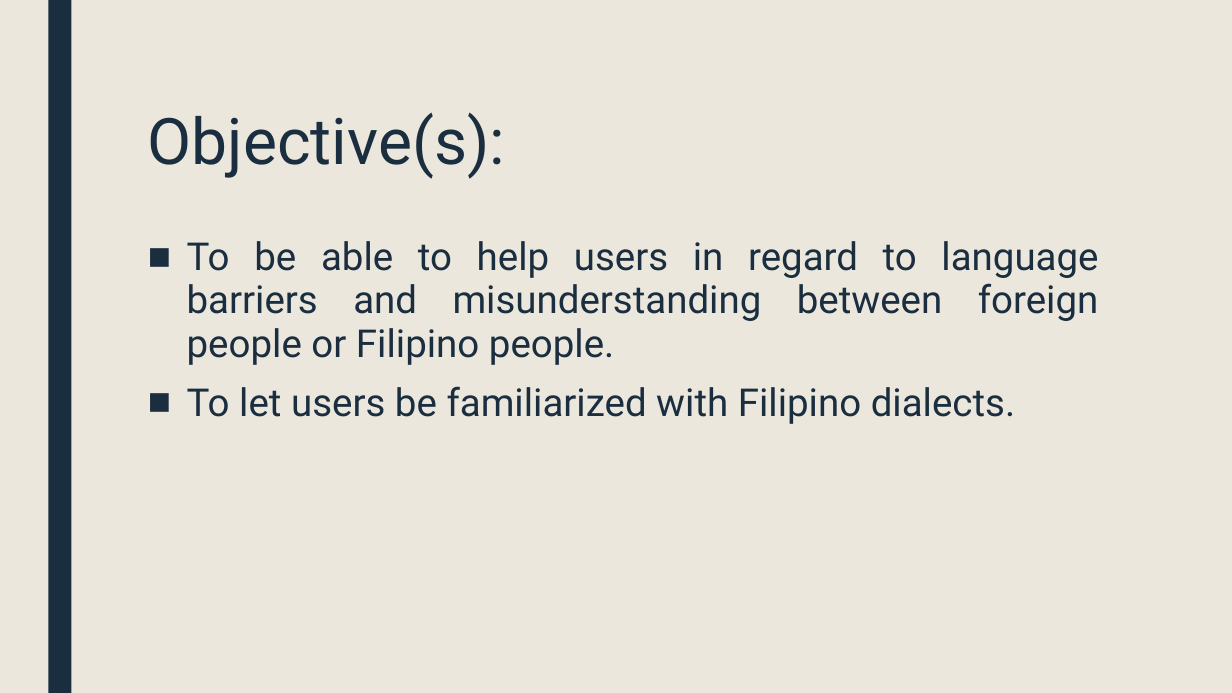
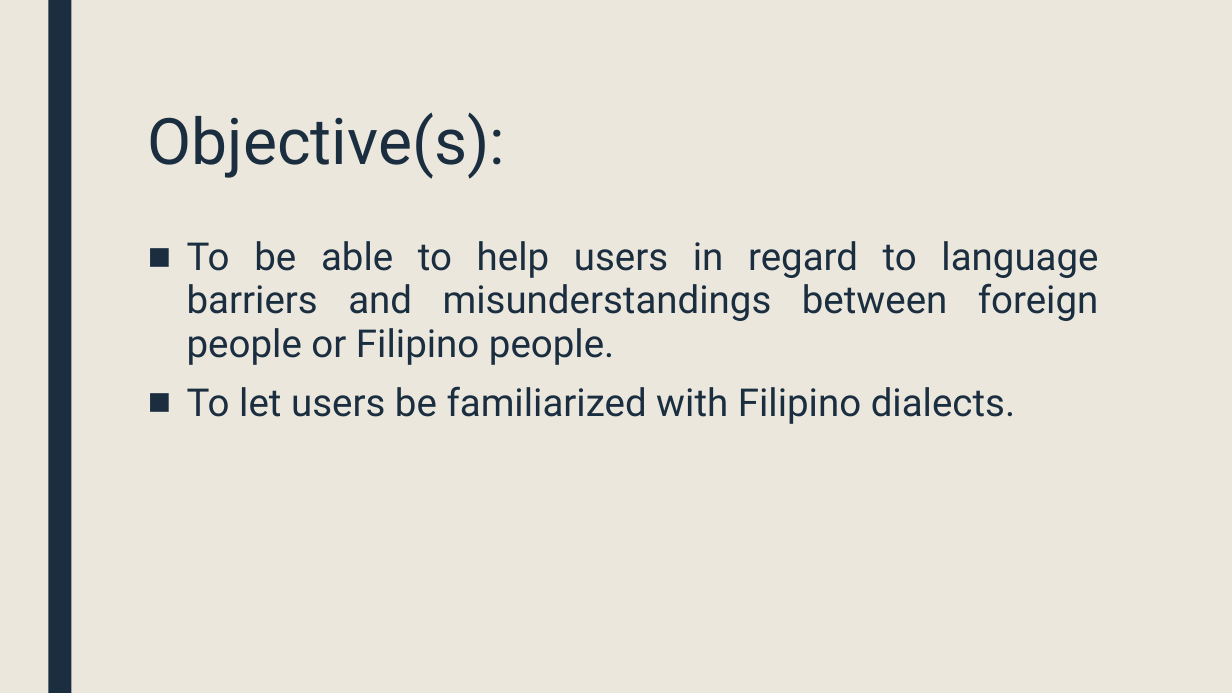
Before and after one commit to mlbelchez/Project---TENTREP, a slide deck: slide 8 of Presentation/PPT/Presentation 2.pptx (slide 7 before the commit). Drawn at 1232x693 pixels with LibreOffice and Linux fonts; fonts in the diff are those of the drawing. Boxes give left, top, right and bottom in pixels: in the first picture for what was removed or moved away, otherwise in the second. Text is boxed around its words. In the diff, an @@ line names an element or a change of style, - is before the commit and + after.

```diff
--- a/Presentation/PPT/Presentation 2.pptx
+++ b/Presentation/PPT/Presentation 2.pptx
@@ text at (187, 241, 1099, 365): text changed @@
-■ To be able to help users in regard to language barriers and misunderstanding between foreign people or Filipino people.
+■ To be able to help users in regard to language barriers and misunderstandings between foreign people or Filipino people.
```
Also in this commit, not shown: 1 other slide changed, 3 slides added, 1 slide removed.
